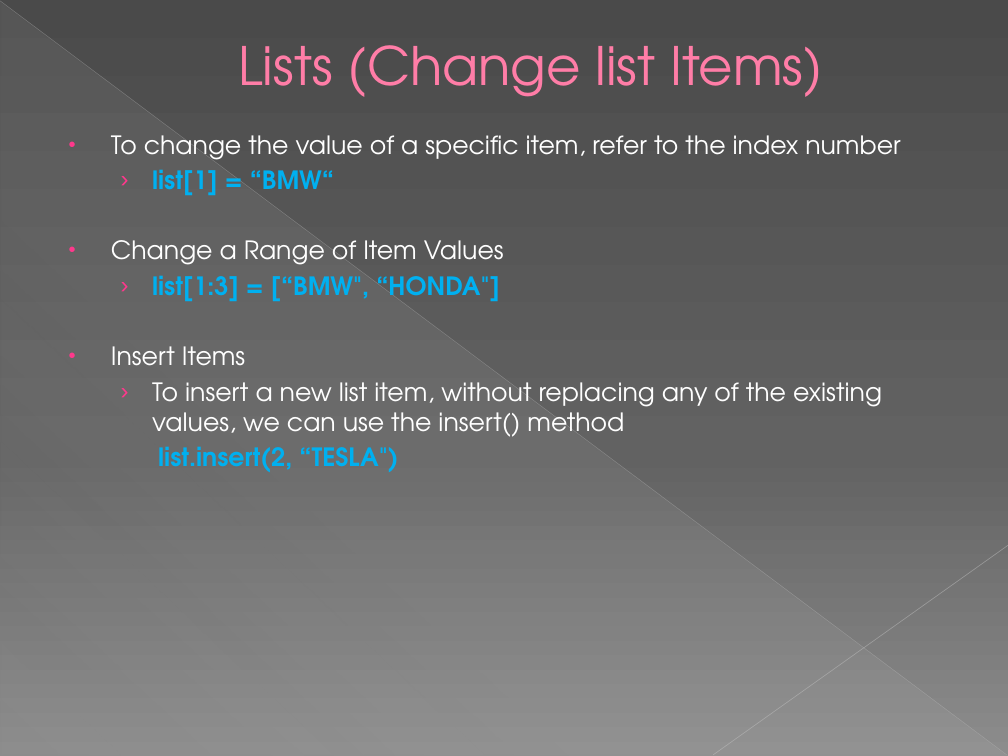
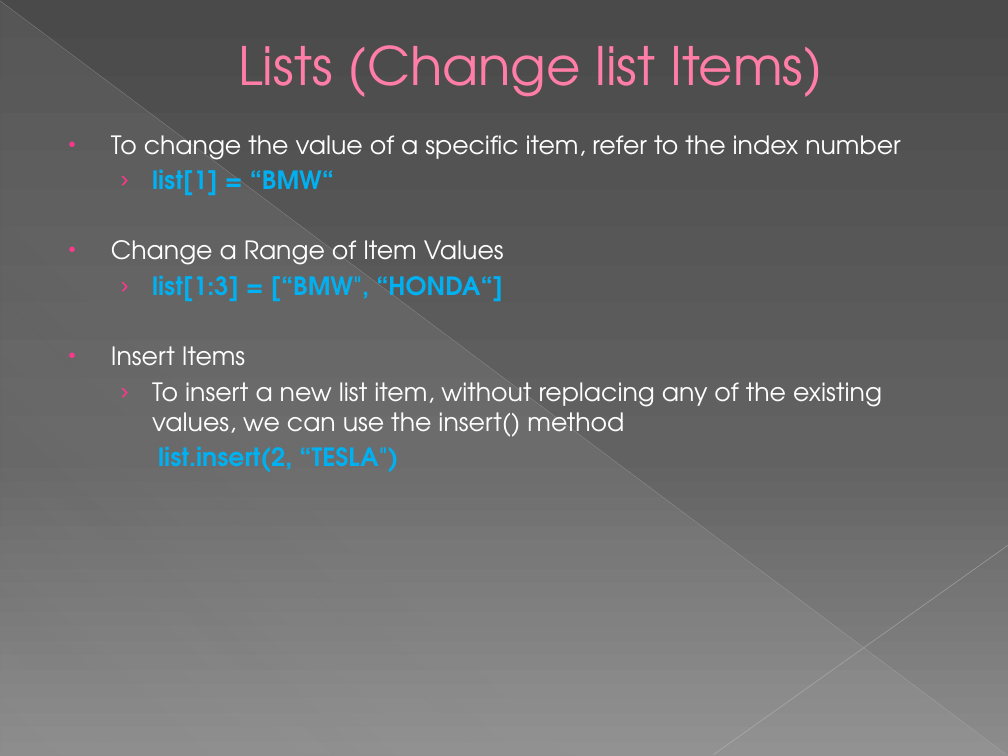
Before and after one commit to AsipiRavi2/pythonforbeginners, a slide deck: slide 4 of module3/Module3.pptx. Drawn at 1008x756 pixels with LibreOffice and Linux fonts; fonts in the diff are those of the drawing. Boxes give left, top, right and bottom in pixels: in the first picture for what was removed or moved away, otherwise in the second. Text is boxed around its words. In the diff, an @@ line names an element or a change of style, - is before the commit and + after.

```diff
--- a/module3/Module3.pptx
+++ b/module3/Module3.pptx
@@ text at bbox=[152, 275, 503, 301]: text changed @@
-  › list[1:3] = [“BMW", “HONDA"]
+  › list[1:3] = [“BMW", “HONDA“]
```
Also in this commit, not shown: 1 other slide changed, 3 other files.
